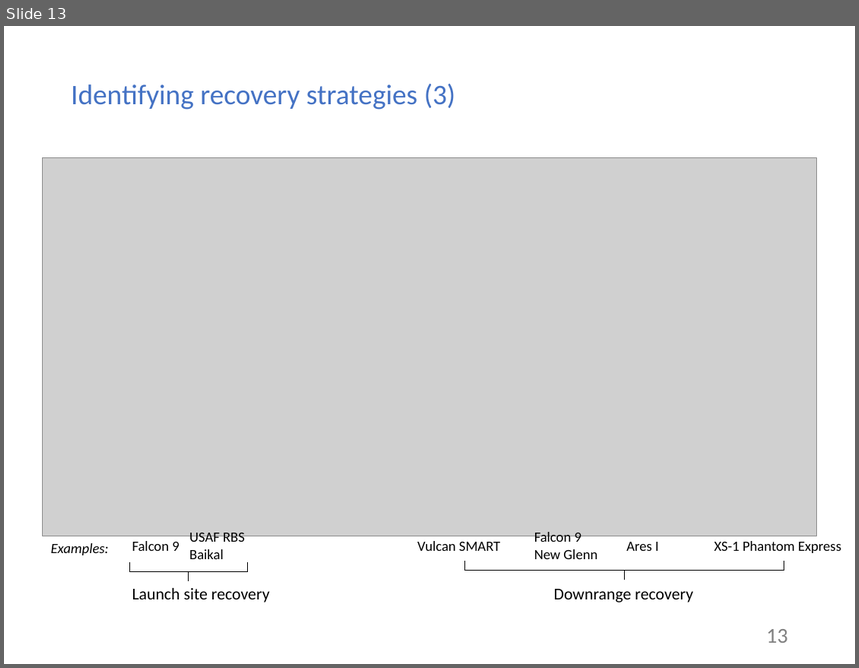
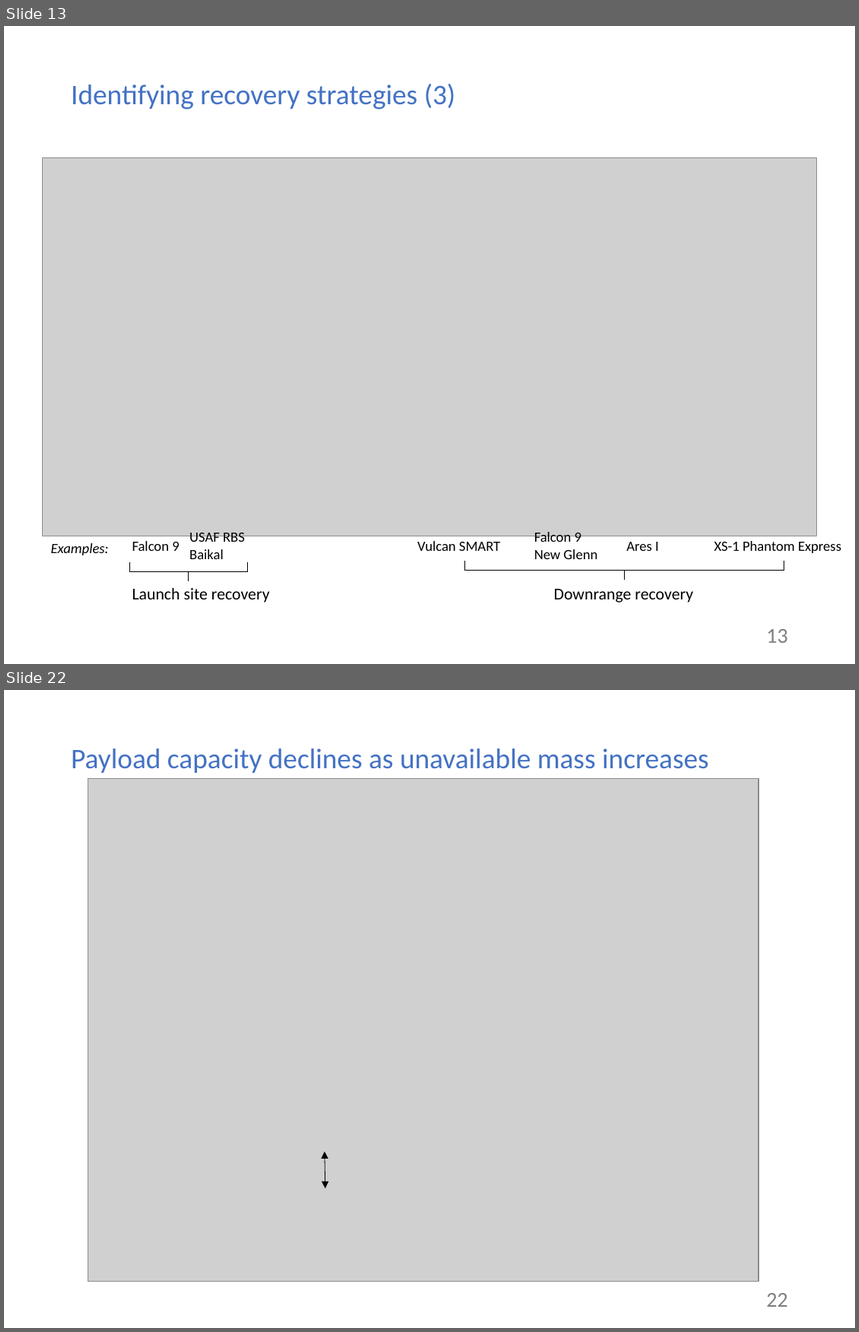
Before and after one commit to mvernacc/lvreuse, a slide deck: presentations/2018-08-27_meeting_w_greg.pptx. Shown one above the other, each under a label of ours: slide 13 before the commit, slides 13 and 22 after it; the slides between them are not shown. The pictures are 859x668 and 859x1332 pixels, drawn with LibreOffice and Linux fonts; fonts in the diff are those of the drawing; grey boxes stand for pictures. Boxes give left, top, right and bottom in pixels: in the first picture for what was removed or moved away, otherwise in the second. Text is boxed around its words. In the diff, an @@ line names an element or a change of style, - is before the commit and + after.

```diff
--- a/presentations/2018-08-27_meeting_w_greg.pptx
+++ b/presentations/2018-08-27_meeting_w_greg.pptx
@@ slide 22 added at bbox=[4, 690, 855, 1328], background #FFFFFF @@
@@ title added at bbox=[71, 749, 709, 773], 24 pt, text #4472C4 @@
+Payload capacity declines as unavailable mass increases
@@ picture added at bbox=[88, 778, 758, 1281] @@
@@ double arrow added from (325, 1189) to (325, 1151), #000000 0.5 pt @@
@@ picture added at bbox=[143, 1189, 403, 1214] @@
@@ page number added at bbox=[766, 1293, 788, 1307], 18 pt, text #808080 @@
+22
```
Also in this commit, not shown: 1 slide changed, 12 other slides added.
